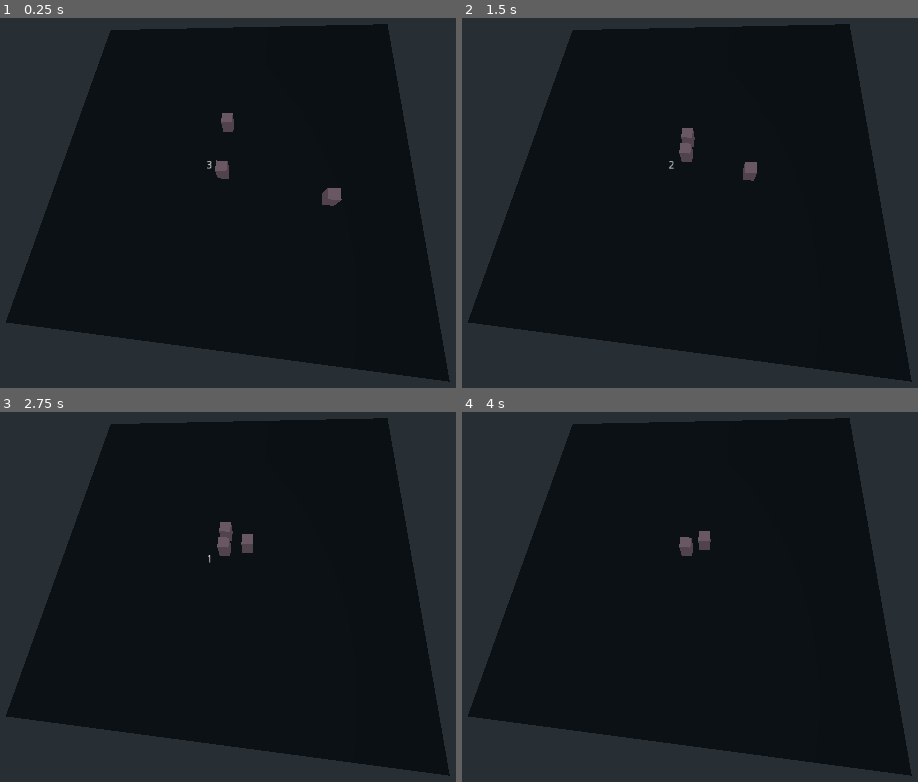
Above: before the commit, frames 1-4 (two rows, left to right).
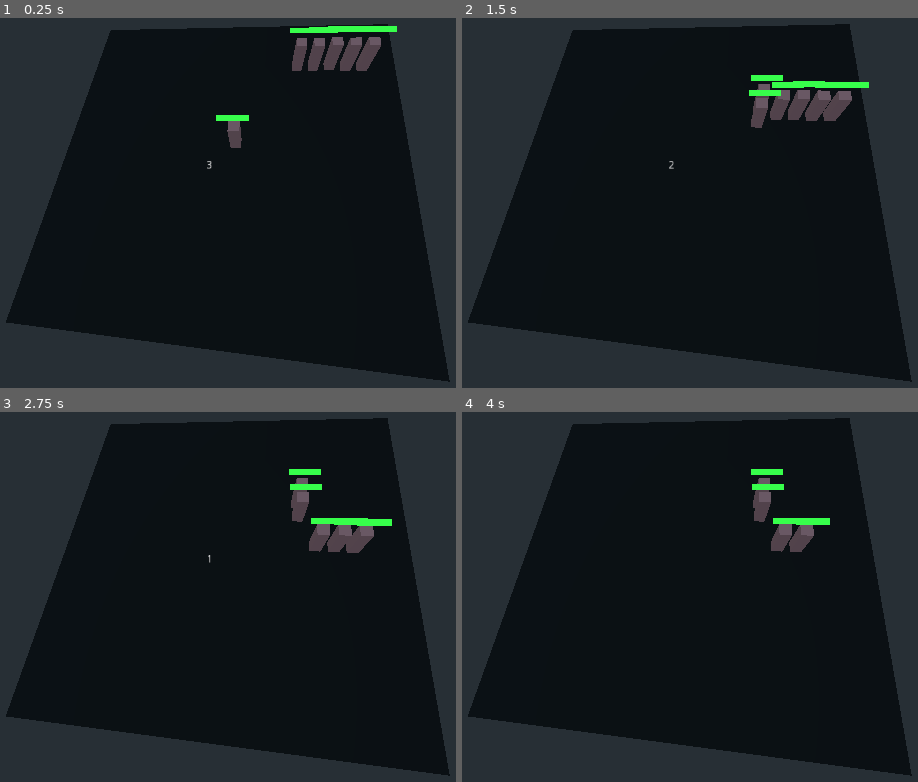
Above: after the commit, the same moments.

Repository: daavidtech/starwars_autochess
Game: Godot game, scene res://scenes/PlayGame.tscn
Two runs of this game, one before a commit and one after it. Both use one fixed random seed, a clock stepped at 60 frames per second and the inputs below. This scene is started directly instead of the project's main scene.
Inputs (mouse positions are in pixels of both pictures, inside the frame that each line leads up to):
- Up to frame 1 (0.25 s): no input
- Up to frame 2 (1.5 s): move the mouse to (872, 173) at 0.52 s; move the mouse to (534, 217) at 1.27 s
- Up to frame 3 (2.75 s): move the mouse to (314, 486) at 2.02 s
- Up to frame 4 (4 s): move the mouse to (658, 682) at 2.77 s; move the mouse to (outside the picture) at 3.52 s

The runs differ from the first frame. In frame 1, 2.3% of the frame differs, in the area x 47-88%, y 2-51%; in frame 2, 2.4%, in the area x 47-90%, y 15-45%; in frame 3, 2.1%; in frame 4, 1.6%.

Commit message:
Make few changes
- Implement health bar
- Implement attack range

Diff:
--- a/project.godot
+++ b/project.godot
@@ -13,6 +13,10 @@
 config/name="Starwars Autochess"
 run/main_scene="res://scenes/Main.tscn"
 config/icon="res://icon.png"
+
+[autoload]
+
+Logger="*res://scripts/logger.gd"
 
 [gdnative]
 
--- a/scenes/Droid.tscn
+++ b/scenes/Droid.tscn
@@ -1,6 +1,7 @@
-[gd_scene load_steps=6 format=2]
+[gd_scene load_steps=7 format=2]
 
 [ext_resource path="res://scripts/Droid.gd" type="Script" id=1]
+[ext_resource path="res://scenes/HealthBar.tscn" type="PackedScene" id=2]
 
 [sub_resource type="SpatialMaterial" id=1]
 albedo_color = Color( 0.647059, 0.419608, 0.419608, 1 )
@@ -12,7 +13,7 @@
 extents = Vector3( 0.455531, 0.136035, 0.415282 )
 
 [sub_resource type="BoxShape" id=4]
-extents = Vector3( 0.466191, 1, 0.36953 )
+extents = Vector3( 0.466191, 0.587549, 0.36953 )
 
 [node name="Droid" type="KinematicBody" groups=[
 "Characters",
@@ -32,3 +33,6 @@
 
 [node name="CollisionShape2" type="CollisionShape" parent="."]
 shape = SubResource( 4 )
+
+[node name="HealthBar" parent="." instance=ExtResource( 2 )]
+transform = Transform( 0.5, 0, 0, 0, 0.5, 0, 0, 0, 1, 0, 1.65442, 0 )
--- /dev/null
+++ b/scenes/HealthBar.gd
@@ -0,0 +1,6 @@
+extends Spatial
+
+onready var progress_bar = $Viewport/Control/ProgressBar
+
+func set_value(v):
+	progress_bar.value = v
--- /dev/null
+++ b/scenes/HealthBar.tscn
@@ -0,0 +1,38 @@
+[gd_scene load_steps=4 format=2]
+
+[ext_resource path="res://scenes/HealthBar.gd" type="Script" id=1]
+
+[sub_resource type="StyleBoxFlat" id=2]
+bg_color = Color( 0.0392157, 1, 0.0705882, 1 )
+
+[sub_resource type="ViewportTexture" id=1]
+viewport_path = NodePath("Viewport")
+
+[node name="Spatial" type="Spatial"]
+script = ExtResource( 1 )
+
+[node name="Viewport" type="Viewport" parent="."]
+size = Vector2( 315, 65 )
+transparent_bg = true
+render_target_v_flip = true
+
+[node name="Control" type="Control" parent="Viewport"]
+margin_right = 40.0
+margin_bottom = 40.0
+__meta__ = {
+"_edit_use_anchors_": false
+}
+
+[node name="ProgressBar" type="ProgressBar" parent="Viewport/Control"]
+margin_right = 314.0
+margin_bottom = 60.0
+custom_styles/fg = SubResource( 2 )
+value = 100.0
+percent_visible = false
+__meta__ = {
+"_edit_use_anchors_": false
+}
+
+[node name="Sprite3D" type="Sprite3D" parent="."]
+billboard = 1
+texture = SubResource( 1 )
--- /dev/null
+++ b/scenes/Unit.tscn
@@ -0,0 +1,6 @@
+[gd_scene load_steps=2 format=2]
+
+[ext_resource path="res://scripts/Unit.gd" type="Script" id=1]
+
+[node name="Spatial" type="Spatial"]
+script = ExtResource( 1 )
--- /dev/null
+++ b/scenes/UnitOutline.tscn
@@ -0,0 +1,7 @@
+[gd_scene load_steps=2 format=2]
+
+[ext_resource path="res://scenes/HealthBar.tscn" type="PackedScene" id=1]
+
+[node name="Spatial" type="Spatial"]
+
+[node name="Spatial" parent="." instance=ExtResource( 1 )]
--- a/scripts/Droid.gd
+++ b/scripts/Droid.gd
@@ -1,4 +1,6 @@
 extends "res://scripts/Unit.gd"
+
+onready var health_bar = $HealthBar
 
 var mouse_is_over = false
 var drag_button_already_down = false
@@ -6,7 +8,8 @@
 
 var direction = null
 
-onready var parent_coordinates = get_parent().translation
+func _ready():
+	self.connect("health_changed", health_bar, "set_value")
 
 func attack():
 	attack_closest_unit()
--- a/scripts/PathCoordinator.gd
+++ b/scripts/PathCoordinator.gd
@@ -10,7 +10,12 @@
 func get_units():
 	return units.values()
 
+func count_units():
+	return units.size()
+
 func add_unit(unit):
+	print("adding unit ", unit.get_instance_id())
+
 	units[unit.get_instance_id()] = unit
 
 func remove_unit(unit):
@@ -19,6 +24,3 @@
 func set_size(x, y):
 	x = x
 	y = y
-
-func commit_path():
-	pass
--- a/scripts/PlayGame.gd
+++ b/scripts/PlayGame.gd
@@ -25,6 +25,7 @@
 func spawn_unit(x: int, y: int, Unit, team: int):
 	var new_unit = Unit.instance()
 
+	new_unit.translation.y = game_map.translation.y
 	new_unit.set_position(x, y)
 
 	new_unit.team = team
@@ -33,25 +34,41 @@
 	path_coordinator.add_unit(new_unit)
 
 	game_map.add_child(new_unit)
+#
+#	new_unit.attack()
 
 	return new_unit
 
 func start():
+	#Logger.info()
+
 	game_start_timer.start()
 
 	start_time_left.text = String(game_start_time)
 
 	var size = game_map.get_size()
 
-	var your_unit = spawn_unit(0, -2, Droid, YOU)
+	var d = spawn_unit(0, 0, Droid, YOU)
 
-	var your_unit2 = spawn_unit(6, -3, Droid, YOU)
-
-	var enemy_unit = spawn_unit(0, 2, Droid, ENEMY)
-
-	your_unit.attack()
-	enemy_unit.attack()
-	your_unit2.attack()
+	#d.move(-1, 1)
+	d.attack()
+#
+	var d1 = spawn_unit(8, 7, Droid, ENEMY)
+	d1.move(8, 0)
+	var d2 = spawn_unit(7, 7, Droid, ENEMY)
+	d2.move(7, 0)
+	var d3 = spawn_unit(6, 7, Droid, ENEMY)
+	d3.move(6, 0)
+	var d4 = spawn_unit(5, 7, Droid, ENEMY)
+	d4.move(5, 0)
+	var d5 = spawn_unit(4, 7, Droid, ENEMY)
+	d5.move(4, 0)
+#
+#	spawn_unit(0, 2, Droid, ENEMY)
+#
+#	spawn_unit(1, 3, Droid, ENEMY)
+#
+#	spawn_unit(2, 1, Droid, ENEMY)
 
 func _on_unit_death(unit):
 	print("on unit death")
--- a/scripts/Unit.gd
+++ b/scripts/Unit.gd
@@ -1,11 +1,13 @@
 extends KinematicBody
 
-export var health = 100
-export var speed = 2
-export var attack_range = 1
-export var attack_rate = 1
+export var max_health = 100.0
+export var health = 100.0
+export var speed = 3
+export var attack_range = 4
+export var attack_rate = 0.3
 
 signal death(unit)
+signal health_changed(new_value)
 
 var move_destination = null
 var move_direction = null
@@ -13,6 +15,8 @@
 var path_coordinator = null
 
 var current_target = null
+
+var auto_attack = false
 
 var team = null
 
@@ -24,12 +28,20 @@
 func _physics_process(delta):
 	since_last_hit += delta
 
+	if auto_attack == true and current_target == null and path_coordinator.count_units() > 0:
+		var units = path_coordinator.get_units()
+
+		for unit in units:
+			if unit != self and unit.team != team:
+				set_current_target(unit)
+				return
+
 	if current_target:
 		var my_position = get_position()
 		var target_position = current_target.get_position()
 
-		if (my_position.x > target_position.x - 1 and my_position.x < target_position.x + 1
-			and my_position.y > target_position.y - 1 and my_position.y < target_position.y + 1):
+		if (my_position.x > target_position.x - attack_range and my_position.x < target_position.x + attack_range
+			and my_position.y > target_position.y - attack_range and my_position.y < target_position.y + attack_range):
 			stop()
 
 			if since_last_hit > attack_rate:
@@ -71,7 +83,12 @@
 	if move_destination.z < translation.z and translation.z - step_size < move_destination.z:
 		move_direction.z = 0
 
-	translation += move_direction.normalized() * step_size
+	var collision = move_and_collide(move_direction.normalized() * step_size)
+#
+#	if collision:
+		#print("collision", collision.collider)
+
+	#translation += move_direction.normalized() * step_size
 
 	if move_direction.x == 0 and move_direction.z == 0:
 		move_direction = null
@@ -119,15 +136,20 @@
 
 
 func attack_closest_unit():
-	var units = path_coordinator.get_units()
+	print("attack_closest_unit")
 
-	for unit in units:
-		if unit != self and unit.team != team:
-			set_current_target(unit)
-			return
+	auto_attack = true
 
 func take_damage(amount: int):
 	health -= amount
+
+	var ratio: float = health / max_health
+
+	var health_percent = ratio * 100
+
+	print("health_percent ", health_percent)
+
+	emit_signal("health_changed", health_percent)
 
 	if health <= 0:
 		print("It is deadth")
--- /dev/null
+++ b/scripts/logger.gd
@@ -0,0 +1,4 @@
+extends Node
+
+func info():
+	print("info")
